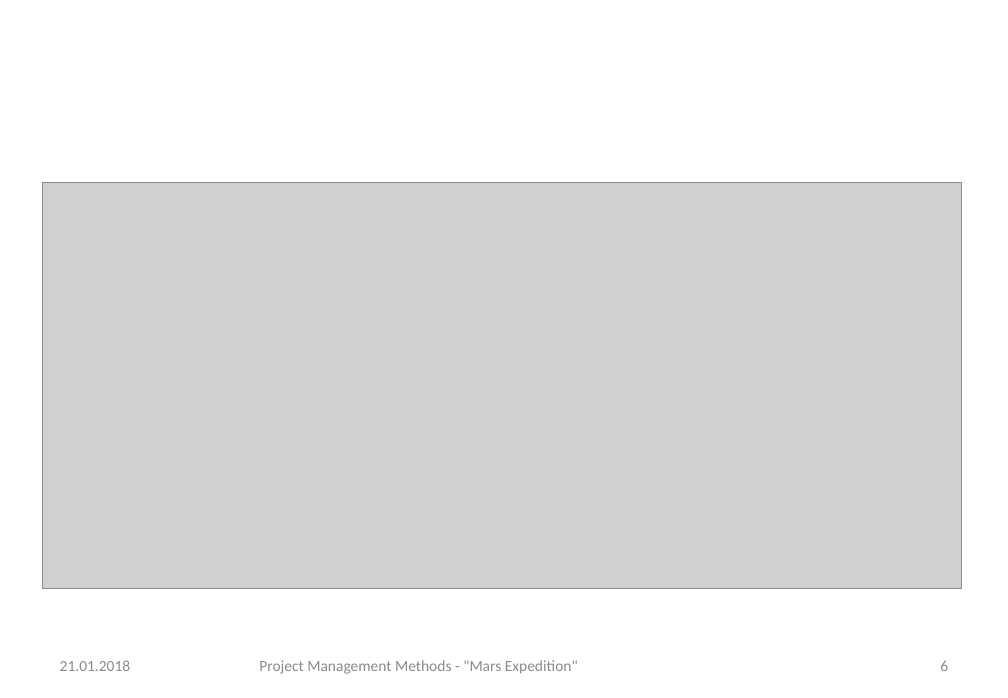
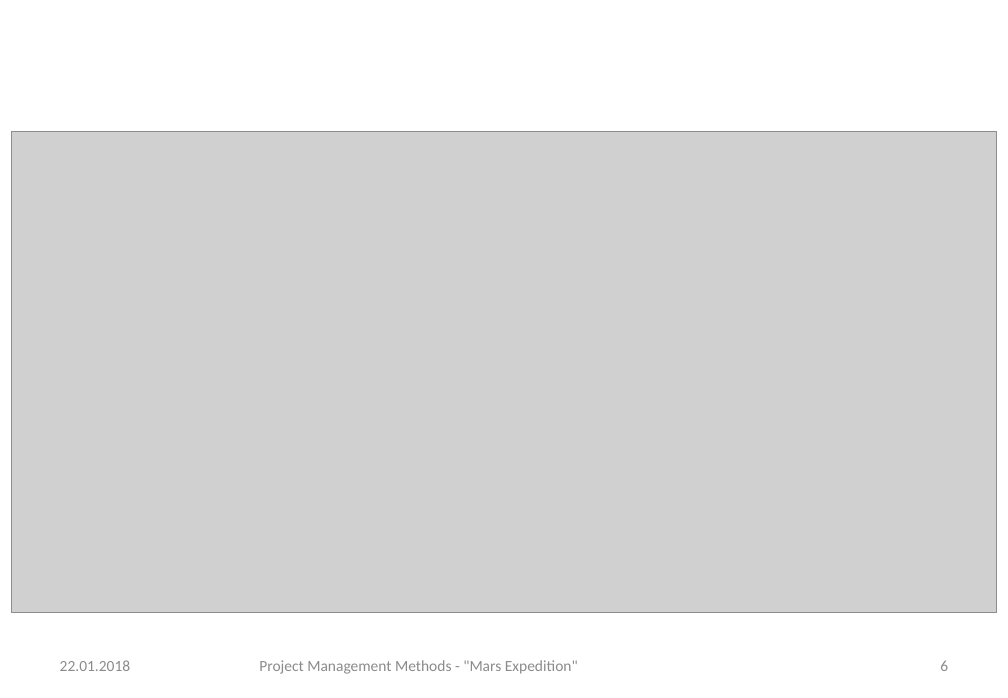
Before and after one commit to gchrizZz/RTW, a slide deck: slide 6 of 01_Projektmanagement/Assignment 5 - Project Managements Methods.pptx. Drawn at 1008x698 pixels with LibreOffice and Linux fonts; fonts in the diff are those of the drawing; grey boxes stand for pictures; background and template pictures are left out. Boxes give left, top, right and bottom in pixels: in the first picture for what was removed or moved away, otherwise in the second. Text is boxed around its words. In the diff, an @@ line names an element or a change of style, - is before the commit and + after.

```diff
--- a/01_Projektmanagement/Assignment 5 - Project Managements Methods.pptx
+++ b/01_Projektmanagement/Assignment 5 - Project Managements Methods.pptx
@@ picture resized from (x1=42, y1=182, x2=961, y2=589) to (x1=11, y1=131, x2=997, y2=612) @@
@@ text at (x1=60, y1=660, x2=131, y2=671): text changed @@
-21.01.2018
+22.01.2018
```
Also in this commit, not shown: 10 other slides changed, 1 other file.
